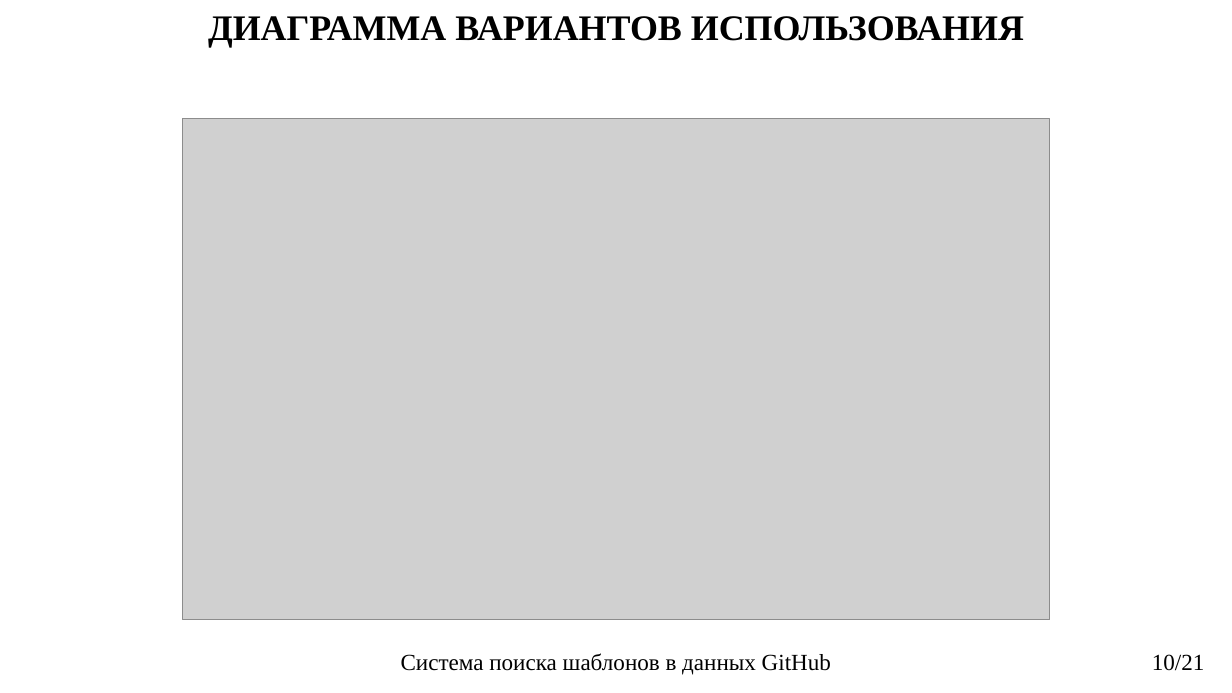
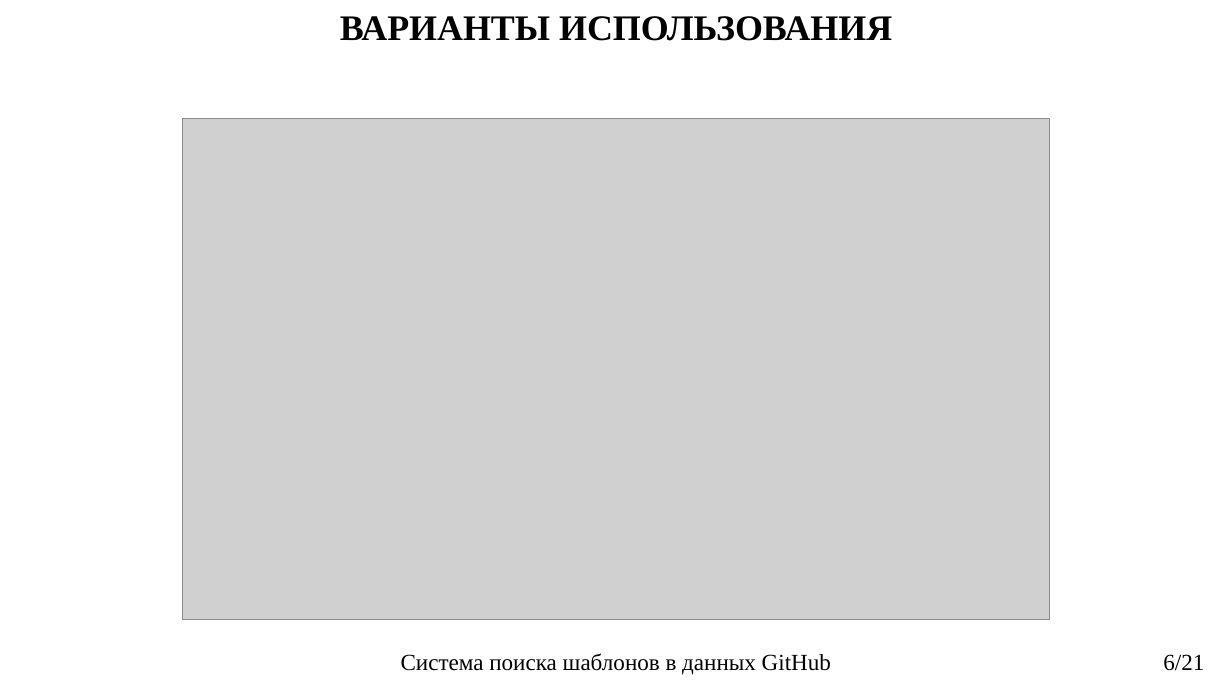
Before and after one commit to Santiperro/final-qualifying-work, a slide deck: slide 6 of docs/Eliseev EV.pptx (slide 10 before the commit). Drawn at 1232x693 pixels with LibreOffice and Linux fonts; fonts in the diff are those of the drawing; grey boxes stand for pictures. Boxes give left, top, right and bottom in pixels: in the first picture for what was removed or moved away, otherwise in the second. Text is boxed around its words. In the diff, an @@ line names an element or a change of style, - is before the commit and + after.

```diff
--- a/docs/Eliseev EV.pptx
+++ b/docs/Eliseev EV.pptx
@@ text at (340, 16, 892, 41): text changed @@
-ДИАГРАММА ВАРИАНТОВ ИСПОЛЬЗОВАНИЯ
+ВАРИАНТЫ ИСПОЛЬЗОВАНИЯ
@@ page number at (1163, 654, 1204, 671): text changed @@
-10/21
+6/21
```
Also in this commit, not shown: 5 other slides changed, 8 other files.
